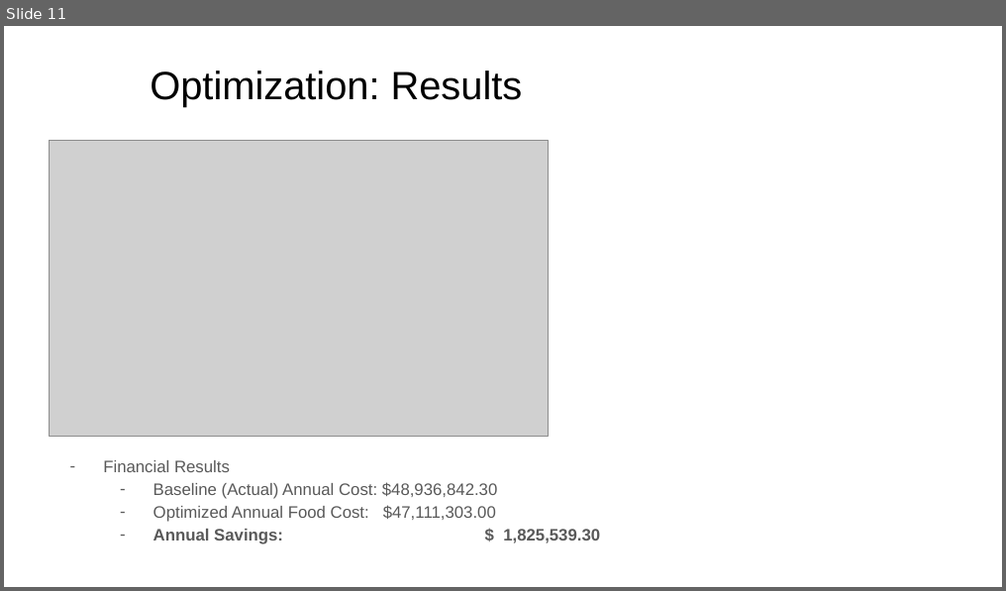
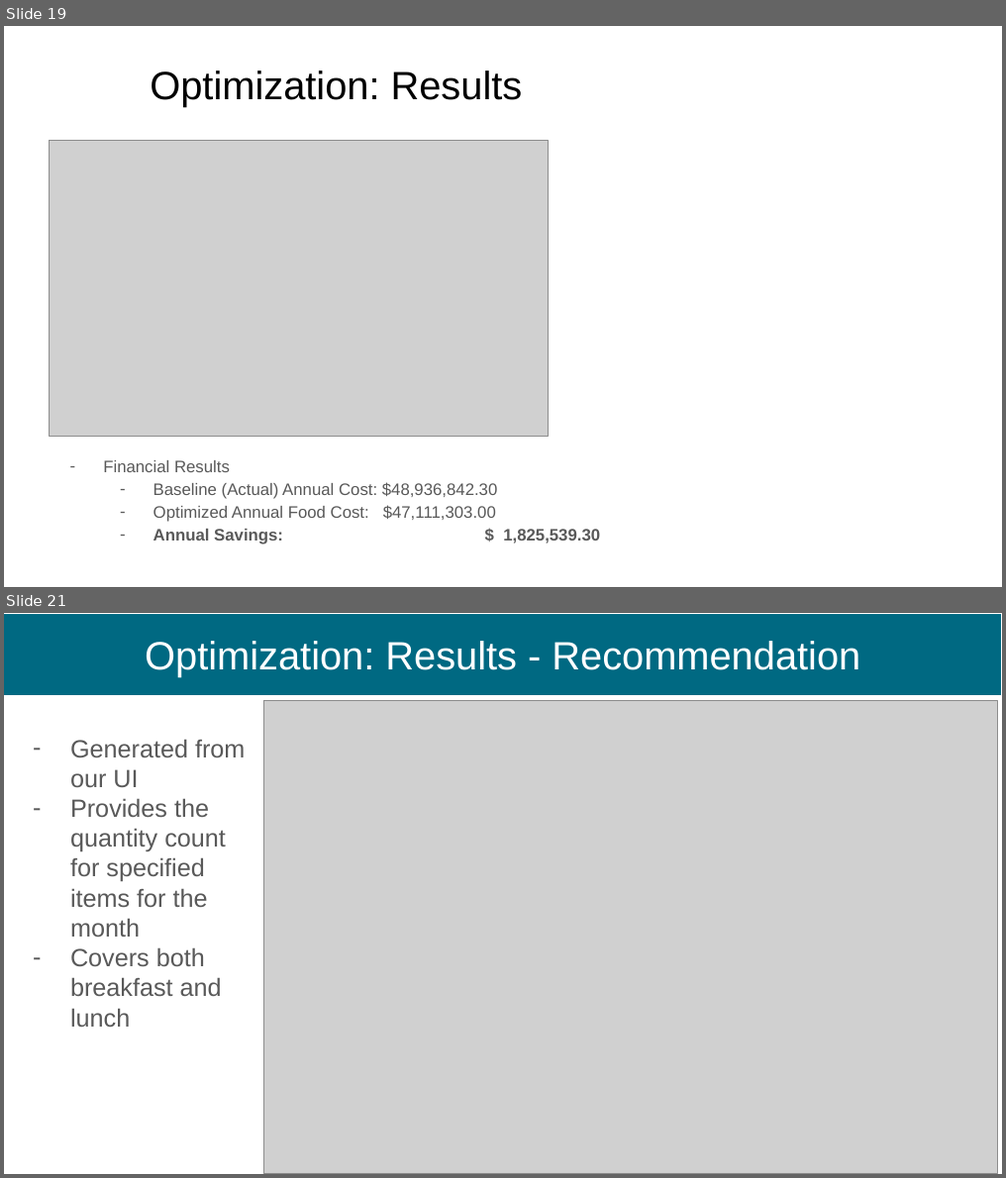
Before and after one commit to JupiK9/fall-2025-group2, a slide deck: presentation/Capstone Final Presentation.pptx. Shown one above the other, each under a label of ours: slide 11 before the commit, slides 19 and 21 after it; the slides between them are not shown. The pictures are 1006x591 and 1006x1178 pixels, drawn with LibreOffice and Linux fonts; fonts in the diff are those of the drawing; grey boxes stand for pictures; background and template pictures are left out. Boxes give left, top, right and bottom in pixels: in the first picture for what was removed or moved away, otherwise in the second. Text is boxed around its words. In the diff, an @@ line names an element or a change of style, - is before the commit and + after.

```diff
--- a/presentation/Capstone Final Presentation.pptx
+++ b/presentation/Capstone Final Presentation.pptx
@@ slide 21 added at (4, 613, 1002, 1174), background #FFFFFF @@
@@ rectangle added at (4, 613, 1002, 696), fill #006982, outline #FFFFFF 0.75 pt @@
@@ title added at (145, 641, 860, 677), 28.5 pt, text #FFFFFF @@
+Optimization: Results - Recommendation
@@ picture added at (263, 700, 998, 1173) @@
@@ text added at (70, 739, 245, 1027), 18 pt, text #595959 @@
+– Generated from our UI
+– Provides the quantity count for specified items for the month
+– Covers both breakfast and lunch
@@ what was slide 11 is now slide 19 @@
```
Also in this commit, not shown: 6 slides changed, 11 other slides added, 5 slides removed.
